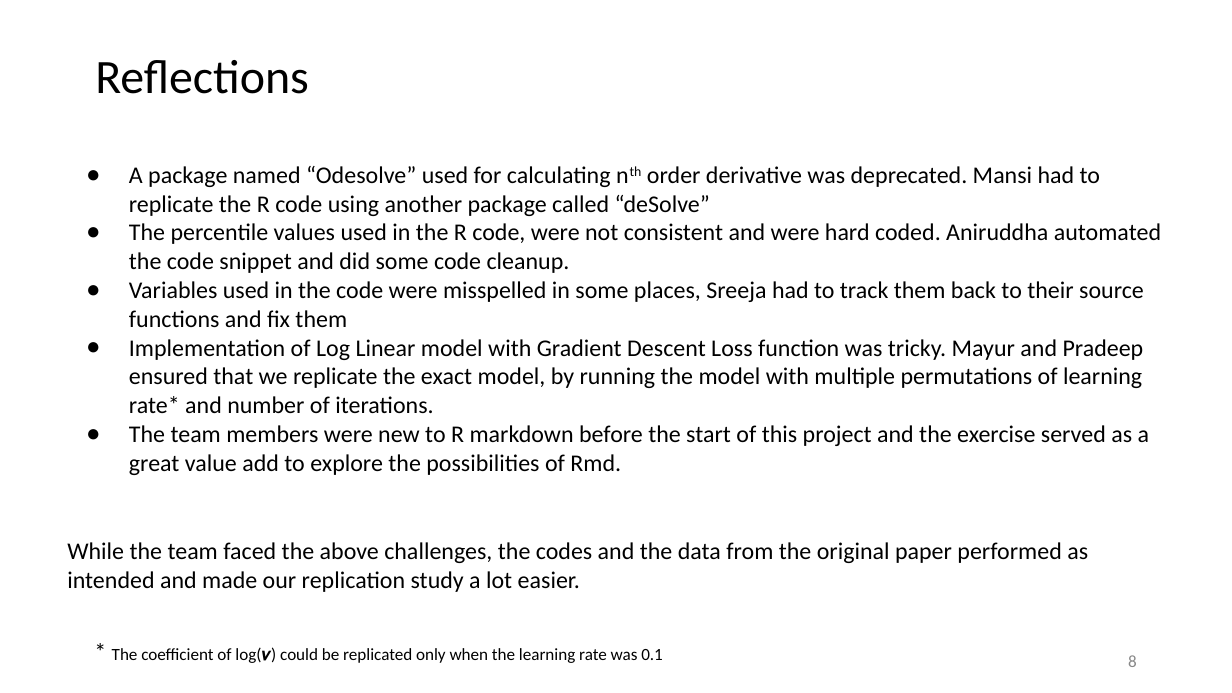
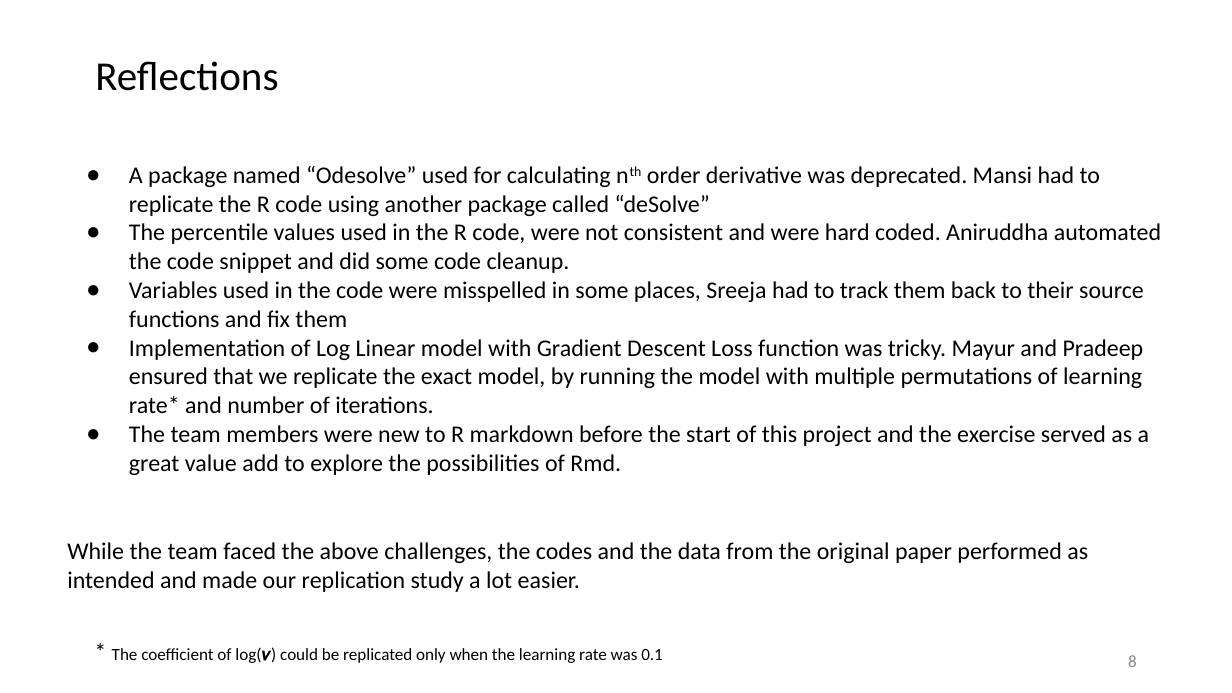
Before and after one commit to rathodmansi/Replication-Study-Housing-Production-Function, a slide deck: slide 8 of Analysis/Replication project - Final presentation.pptx. Drawn at 1232x693 pixels with LibreOffice and Linux fonts; fonts in the diff are those of the drawing. Boxes give left, top, right and bottom in pixels: in the first picture for what was removed or moved away, otherwise in the second. Text is boxed around its words. In the diff, an @@ line names an element or a change of style, - is before the commit and + after.

```diff
--- a/Analysis/Replication project - Final presentation.pptx
+++ b/Analysis/Replication project - Final presentation.pptx
@@ title "Reflections" at (x1=95, y1=61, x2=278, y2=91): size 28 to 24 pt @@
```
Also in this commit, not shown: 7 other slides changed.
